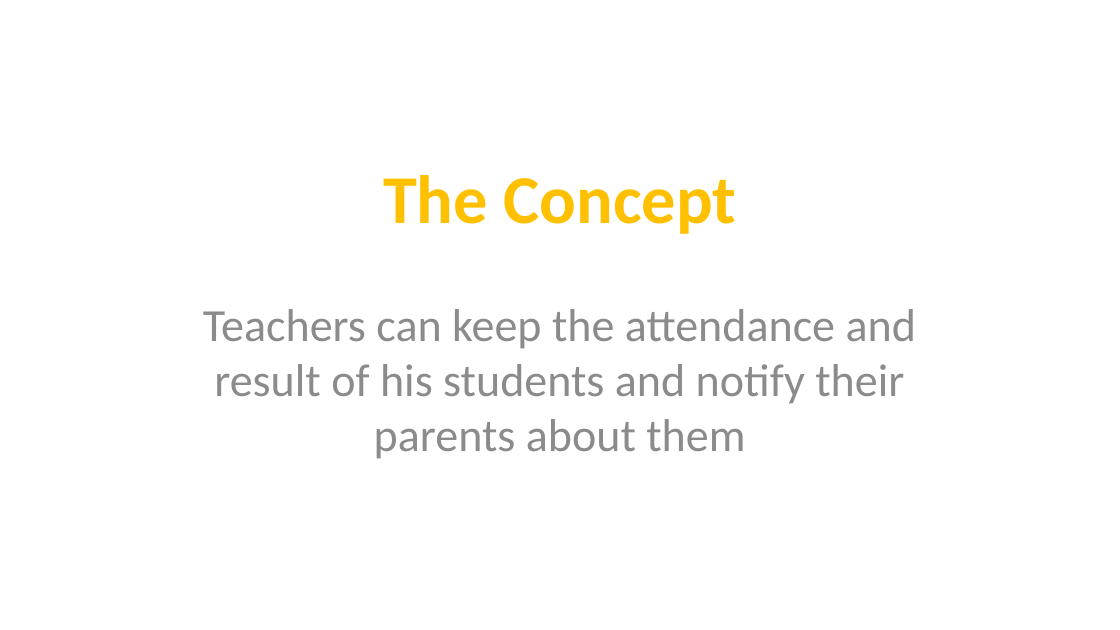
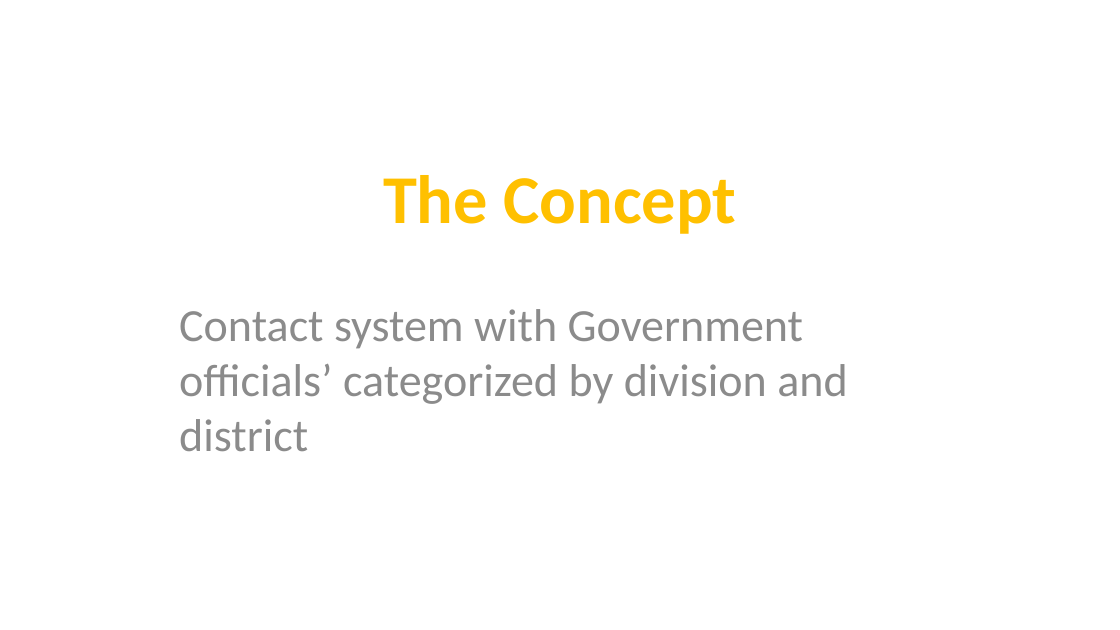
Before and after one commit to sanjida17/Group1, a slide deck: slide 3 of team_01.pptx (slide 2 before the commit). Drawn at 1120x630 pixels with LibreOffice and Linux fonts; fonts in the diff are those of the drawing; background and template pictures are left out. Boxes give left, top, right and bottom in pixels: in the first picture for what was removed or moved away, otherwise in the second. Text is boxed around its words. In the diff, an @@ line names an element or a change of style, - is before the commit and + after.

```diff
--- a/team_01.pptx
+++ b/team_01.pptx
@@ subtitle at <box>179,309,847,451</box>: text changed @@
-Teachers can keep the attendance and result of his students and notify their parents about them
+Contact system with Government officials’ categorized by division and district
```
Also in this commit, not shown: 3 other slides changed, 7 slides added, 4 slides removed.
